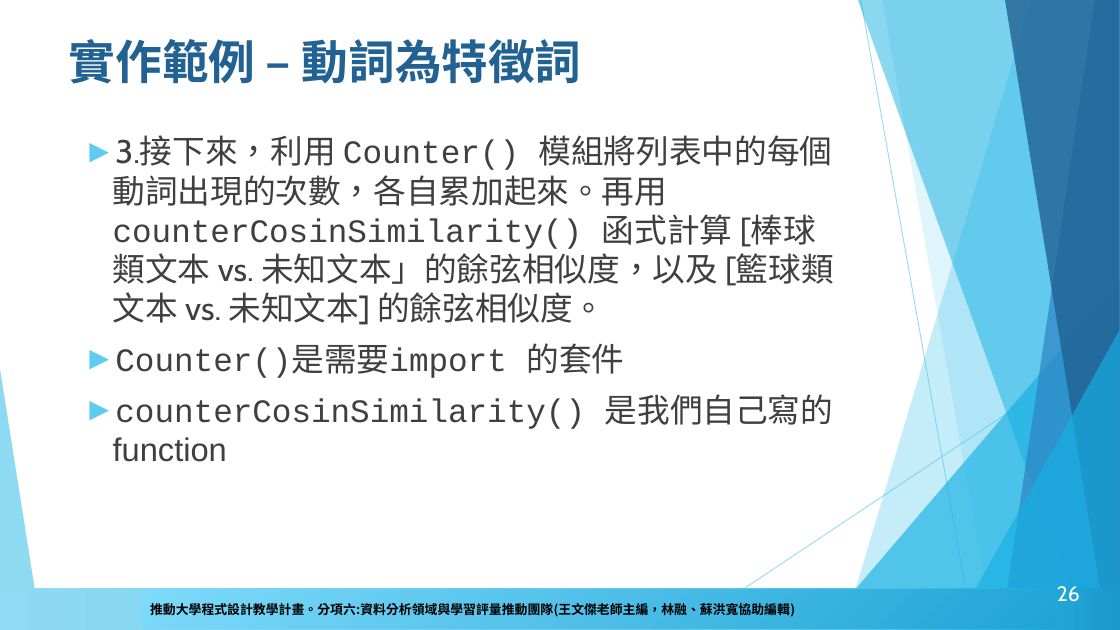
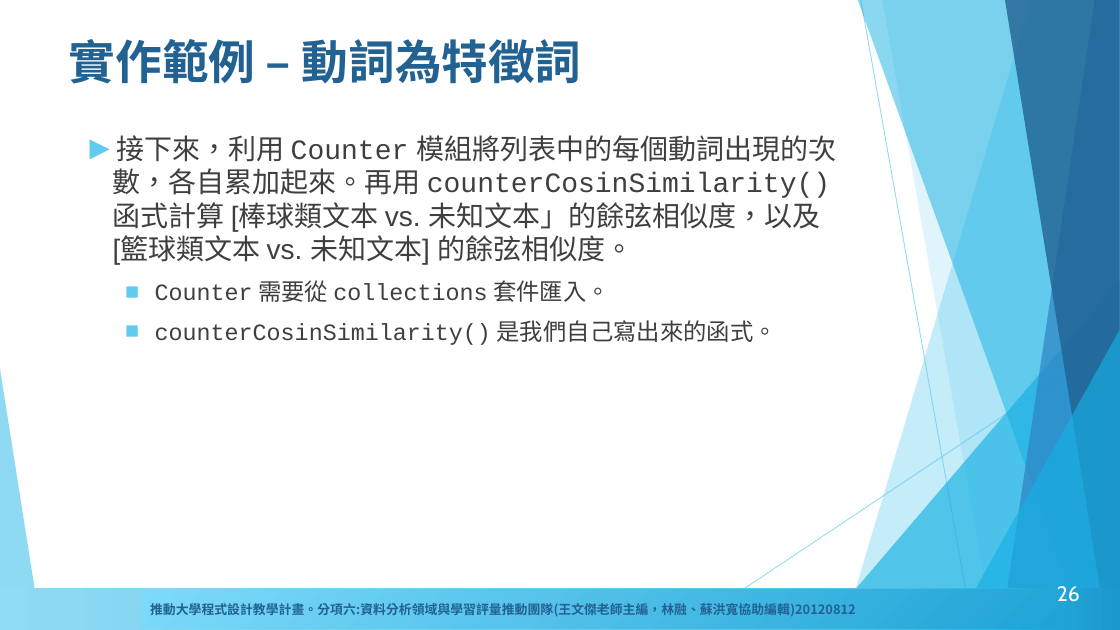
Before and after one commit to howardsukuan/textual-data-analysis-python, a slide deck: slide 26 of week04/文本分析與程式設計week4.pptx. Drawn at 1120x630 pixels with LibreOffice and Linux fonts; fonts in the diff are those of the drawing; background and template pictures are left out. Boxes give left, top, right and bottom in pixels: in the first picture for what was removed or moved away, otherwise in the second. Text is boxed around its words. In the diff, an @@ line names an element or a change of style, - is before the commit and + after.

```diff
--- a/week04/文本分析與程式設計week4.pptx
+++ b/week04/文本分析與程式設計week4.pptx
@@ text at (113,135,836,345): text changed; size 28 to 24 pt; font Courier New to Arial @@
-► 3.接下來，利用 Counter() 模組將列表中的每個動詞出現的次數，各自累加起來。再用 counterCosinSimilarity() 函式計算 [棒球類文本 vs. 未知文本」的餘弦相似度，以及 [籃球類文本 vs. 未知文本] 的餘弦相似度。
-► Counter()是需要import 的套件
-► counterCosinSimilarity() 是我們自己寫的function
+► 接下來，利用 Counter 模組將列表中的每個動詞出現的次數，各自累加起來。再用 counterCosinSimilarity() 函式計算 [棒球類文本 vs. 未知文本」的餘弦相似度，以及 [籃球類文本 vs. 未知文本] 的餘弦相似度。
+  ■ Counter 需要從 collections 套件匯入。
+  ■ counterCosinSimilarity() 是我們自己寫出來的函式。
@@ text added at (144,598,1032,618), 12 pt, text #226292, bold @@
+推動大學程式設計教學計畫。分項六：資料分析領域與學習評量推動團隊（卓騰語言科技王文傑創辦人主編，林融、蘇洪寬協助編輯）20120812
@@ text in rectangle at (150,600,856,618): text changed; text colour #000000 to #226292 @@
-推動大學程式設計教學計畫。分項六:資料分析領域與學習評量推動團隊(王文傑老師主編，林融、蘇洪寬協助編輯)
+推動大學程式設計教學計畫。分項六:資料分析領域與學習評量推動團隊(王文傑老師主編，林融、蘇洪寬協助編輯)20120812
```
Also in this commit, not shown: 54 other slides changed, 8 slides removed, 3 other files.
